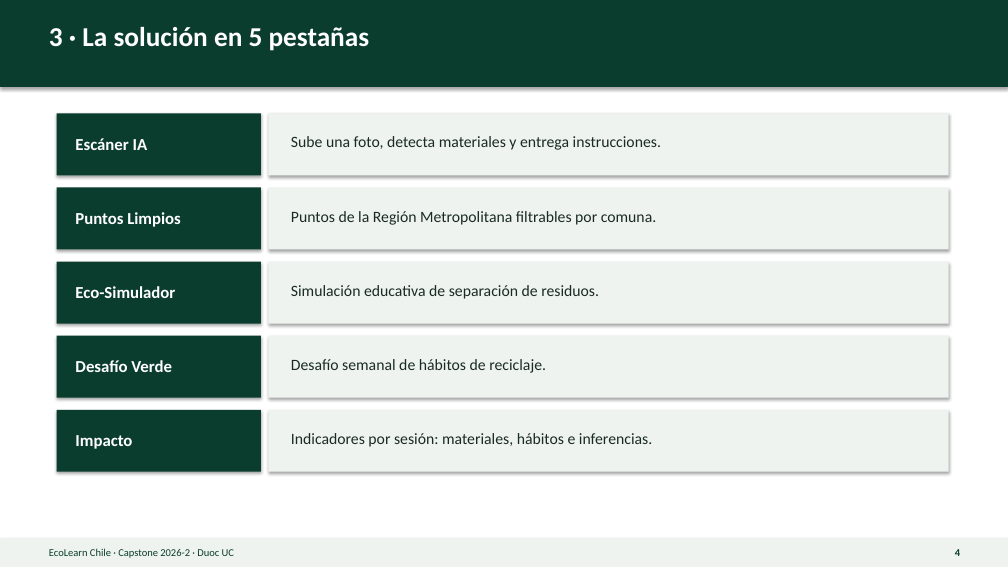
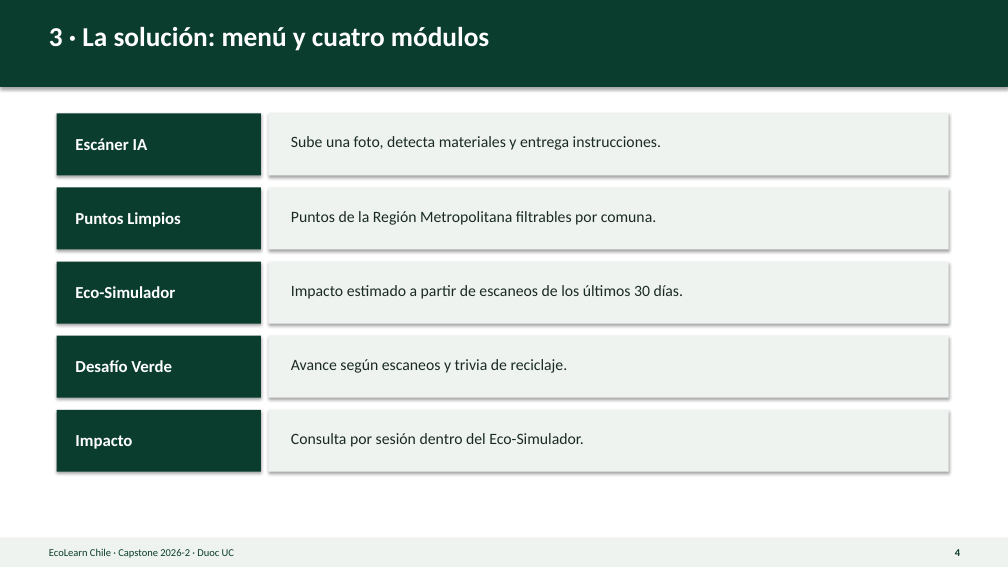
Before and after one commit to WiChanillao/Capstone_007, a slide deck: slide 4 of Fase 3/docs/presentacion/EcoLearn_Presentacion_Final_Fase3.pptx. Drawn at 1008x567 pixels with LibreOffice and Linux fonts; fonts in the diff are those of the drawing. Boxes give left, top, right and bottom in pixels: in the first picture for what was removed or moved away, otherwise in the second. Text is boxed around its words. In the diff, an @@ line names an element or a change of style, - is before the commit and + after.

```diff
--- a/Fase 3/docs/presentacion/EcoLearn_Presentacion_Final_Fase3.pptx
+++ b/Fase 3/docs/presentacion/EcoLearn_Presentacion_Final_Fase3.pptx
@@ text at [49, 27, 489, 51]: text changed @@
-3 · La solución en 5 pestañas
+3 · La solución: menú y cuatro módulos
@@ text at [291, 285, 684, 299]: text changed @@
-Simulación educativa de separación de residuos.
+Impacto estimado a partir de escaneos de los últimos 30 días.
@@ text at [291, 359, 568, 373]: text changed @@
-Desafío semanal de hábitos de reciclaje.
+Avance según escaneos y trivia de reciclaje.
@@ text at [291, 433, 583, 447]: text changed @@
-Indicadores por sesión: materiales, hábitos e inferencias.
+Consulta por sesión dentro del Eco-Simulador.
```
Also in this commit, not shown: 6 other slides changed, 18 other files.
